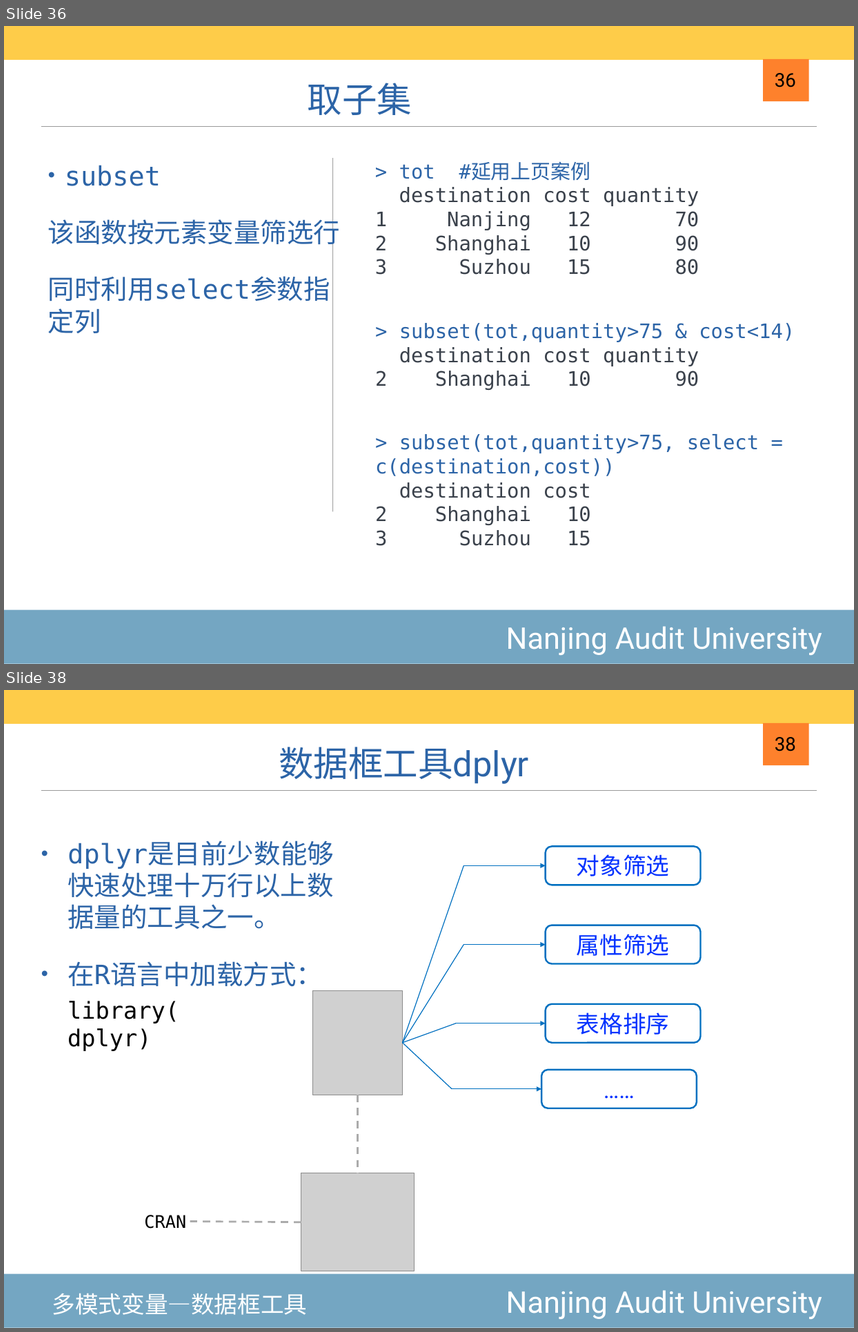
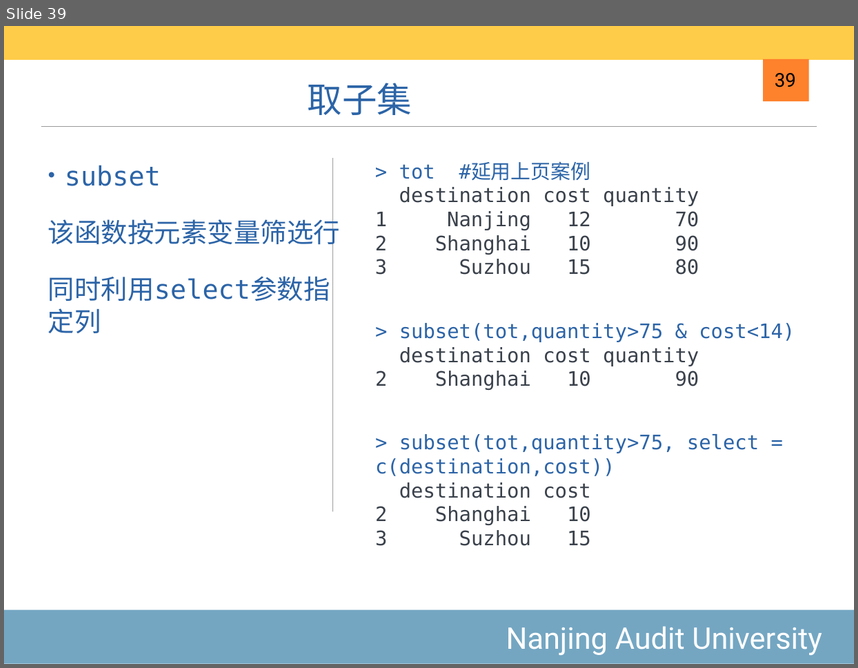
Before and after one commit to exoplanetX/DataAnalytics, a slide deck: 2020-3-高级数据结构.pptx. Shown one above the other, each under a label of ours: slides 36 and 38 before the commit, slide 39 after it; the slides between them are not shown. The pictures are 858x1332 and 858x668 pixels, drawn with LibreOffice and Linux fonts; fonts in the diff are those of the drawing; grey boxes stand for pictures. Boxes give left, top, right and bottom in pixels: in the first picture for what was removed or moved away, otherwise in the second. Text is boxed around its words. In the diff, an @@ line names an element or a change of style, - is before the commit and + after.

```diff
--- a/2020-3-高级数据结构.pptx
+++ b/2020-3-高级数据结构.pptx
@@ slide 38 removed at [4,690,854,1328], background #FFFFFF; not listed: 4 template elements that a slide beside it also shows @@
@@ title removed at [279,747,529,784] @@
-数据框工具dplyr
@@ page number removed at [775,737,796,751] @@
-38
@@ rounded rectangle removed at [546,846,701,885] @@
-对象筛选
@@ line removed from (403, 1043) to (464, 866) @@
@@ arrow removed from (464, 866) to (546, 866) @@
@@ text removed at [67,904,323,992] @@
-• dplyr是目前少数能够快速处理十万行以上数据量的工具之一。
-• 在R语言中加载方式：
@@ rounded rectangle removed at [546,925,701,964] @@
-属性筛选
@@ line removed from (403, 1043) to (464, 945) @@
@@ arrow removed from (464, 945) to (546, 945) @@
@@ picture removed at [312,990,402,1094] @@
@@ text removed at [67,1000,179,1051] @@
-library(dplyr)
@@ rounded rectangle removed at [546,1004,701,1043] @@
-表格排序
@@ line removed from (403, 1043) to (456, 1023) @@
@@ arrow removed from (455, 1023) to (546, 1023) @@
@@ line removed from (403, 1043) to (452, 1089) @@
@@ rounded rectangle removed at [542,1069,697,1108] @@
-……
@@ arrow removed from (452, 1089) to (542, 1089) @@
@@ group removed at [144,1095,413,1271]: 2 lines, 1 picture, 1 text @@
-CRAN
@@ text removed at [52,1292,307,1314] @@
-多模式变量—数据框工具
@@ what was slide 36 is now slide 39 @@
@@ page number at [775,73,796,87]: text changed @@
-36
+39
```
Also in this commit, not shown: 1 slide changed, 5 other slides removed, 1 other file.
